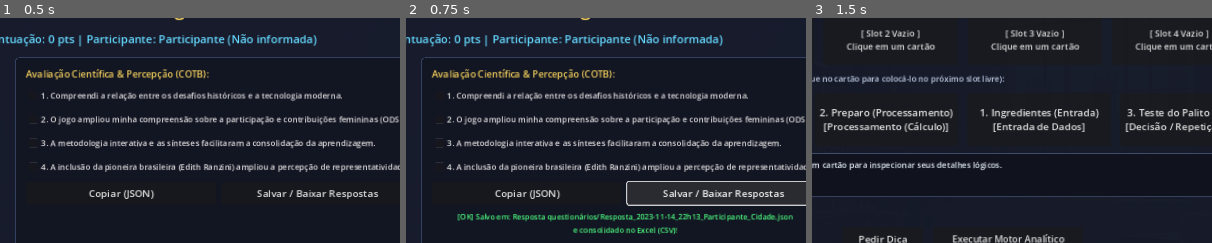
Above: before the commit, frames 1-3 (left to right).
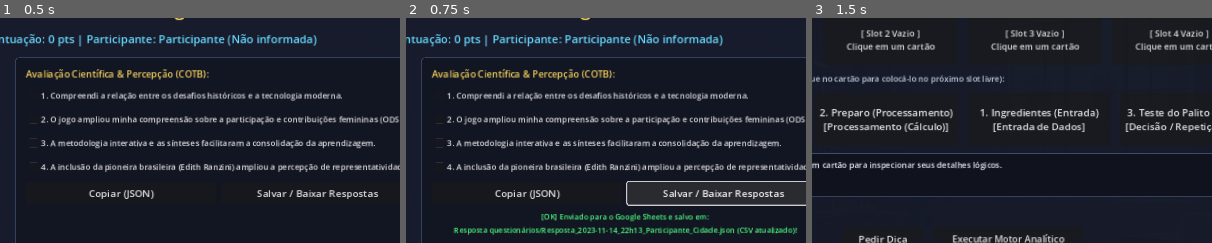
Above: after the commit, the same moments.

Repository: profthiagomendonca/Pioneiras-Alem
Game: Godot game, scene res://src/scenes/victory/victory.tscn
The game is run twice, just before and just after one commit, with the same random seed, the same clock (stepped at 60 frames per second) and the same inputs. This scene is started directly instead of the project's main scene.
Inputs:
- Up to frame 1 (0.5 s): no input
- Up to frame 2 (0.75 s): click "Salvar / Baixar Respostas" at 0.5 s
- Up to frame 3 (1.5 s): click "Jogar Novamente" at 1.25 s
The pictures show only the part of the screen within x 31-81%, y 18-68%; the shares and areas given below are measured in that part.

Frame 1 is identical in both runs. In frame 2, 3.4% of the frame differs, in the area x 11-98%, y 86-97%; in frame 3, nothing differs.

Commit message:
feat: integracao automatica com Google Sheets Webhook para recepcao de questionarios em tempo real

Diff:
--- a/src/scenes/victory/victory.gd
+++ b/src/scenes/victory/victory.gd
@@ -14,6 +14,10 @@
 @onready var q3_check: CheckBox = %Q3Check
 @onready var q4_check: CheckBox = %Q4Check
 
+const GOOGLE_SHEETS_WEBHOOK_URL = "https://script.google.com/macros/s/AKfycbzkEU188MUGcf8LEJAP5upbJK7vrzlsEWz3jdkHsLg7biBKAZnel1JvOtuqkI6cdAEd3Q/exec"
+var http_request: HTTPRequest = null
+var already_sent_to_sheets: bool = false
+
 func _ready() -> void:
 	AudioManager.play_success()
 	var p_name = GameState.player_name if not GameState.player_name.is_empty() else "Participante"
@@ -21,6 +25,10 @@
 	label_score.text = "Pontuação: " + str(GameState.player_score) + " pts | Participante: " + p_name + " (" + p_city + ")"
 	copy_feedback.text = ""
 
+	http_request = HTTPRequest.new()
+	add_child(http_request)
+	http_request.request_completed.connect(_on_http_request_completed)
+
 	_format_metrics_display()
 
 	btn_copy_telemetry.pressed.connect(_on_btn_copy_telemetry_pressed)
@@ -28,6 +36,8 @@
 	btn_play_again.pressed.connect(_on_btn_play_again_pressed)
 	btn_main_menu.pressed.connect(func():
 		AudioManager.play_click()
+		if not already_sent_to_sheets:
+			_send_to_google_sheets(_build_report_dict())
 		GameState.go_to_main_menu()
 	)
 
@@ -157,6 +167,33 @@
 	copy_feedback.text = "[OK] Dados completos de " + p_name + " copiados para a Área de Transferência (JSON)!"
 	copy_feedback.modulate = Color(0.3, 1.0, 0.5)
 
+func _send_to_google_sheets(report: Dictionary) -> void:
+	already_sent_to_sheets = true
+	var json_str = JSON.stringify(report)
+
+	if OS.has_feature("web"):
+		# No navegador, dispara fetch com mode: 'no-cors' para envio direto e garantido
+		var js_code = """
+			fetch('%s', {
+				method: 'POST',
+				mode: 'no-cors',
+				headers: { 'Content-Type': 'text/plain' },
+				body: %s
+			}).then(function() {
+				console.log('Questionario enviado ao Google Sheets com sucesso!');
+			}).catch(function(err) {
+				console.error('Erro envio webhook:', err);
+			});
+		""" % [GOOGLE_SHEETS_WEBHOOK_URL, JSON.stringify(json_str)]
+		JavaScriptBridge.eval(js_code)
+	else:
+		# No Desktop/Editor, usa o nó HTTPRequest nativo
+		var headers = ["Content-Type: text/plain"]
+		http_request.request(GOOGLE_SHEETS_WEBHOOK_URL, headers, HTTPClient.METHOD_POST, json_str)
+
+func _on_http_request_completed(_result: int, _response_code: int, _headers: PackedStringArray, _body: PackedByteArray) -> void:
+	print("Resposta do Webhook Google Sheets recebida com sucesso.")
+
 func _on_btn_save_telemetry_pressed() -> void:
 	AudioManager.play_click()
 	var report = _build_report_dict()
@@ -165,15 +202,18 @@
 
 	DisplayServer.clipboard_set(json_str)
 
-	# Se for Web (navegador), acionar download direto do arquivo
+	# 1. Enviar automaticamente para a Planilha do Google Sheets na nuvem
+	_send_to_google_sheets(report)
+
+	# 2. Se for Web (navegador), acionar download direto do arquivo como backup
 	if OS.has_feature("web"):
 		var buffer = json_str.to_utf8_buffer()
 		JavaScriptBridge.download_buffer(buffer, filename, "application/json")
-		copy_feedback.text = "[OK] Download concluído: '" + filename + "' salvo na sua pasta de Downloads!"
+		copy_feedback.text = "[OK] Respostas enviadas para o Google Sheets do professor!\n(Arquivo de backup baixado em Downloads)"
 		copy_feedback.modulate = Color(0.3, 1.0, 0.5)
 		return
 
-	# Se estiver executando localmente (Desktop / Editor)
+	# 3. Se estiver executando localmente (Desktop / Editor)
 	var saved_locally = false
 	var target_candidates = [
 		"D:/Mestrado/Jogos/Computer on the beach/Pioneiras&Alem/pioneiras&além/Resposta questionários",
@@ -197,13 +237,15 @@
 				break
 
 	if saved_locally:
-		copy_feedback.text = "[OK] Salvo em: Resposta questionários/" + filename + "\ne consolidado no Excel (CSV)!"
+		copy_feedback.text = "[OK] Enviado para o Google Sheets e salvo em:\nResposta questionários/" + filename + " (CSV atualizado)!"
 		copy_feedback.modulate = Color(0.3, 1.0, 0.5)
 	else:
-		copy_feedback.text = "[OK] Dados copiados com sucesso na Área de Transferência (JSON)!"
+		copy_feedback.text = "[OK] Respostas enviadas para o Google Sheets com sucesso!"
 		copy_feedback.modulate = Color(0.3, 1.0, 0.5)
 
 func _on_btn_play_again_pressed() -> void:
 	AudioManager.play_click()
+	if not already_sent_to_sheets:
+		_send_to_google_sheets(_build_report_dict())
 	GameState.player_score = 0
 	GameState.go_to_stage(1)
Not shown, changed: web_build/index.html
Not shown, changed: web_build/index.pck
